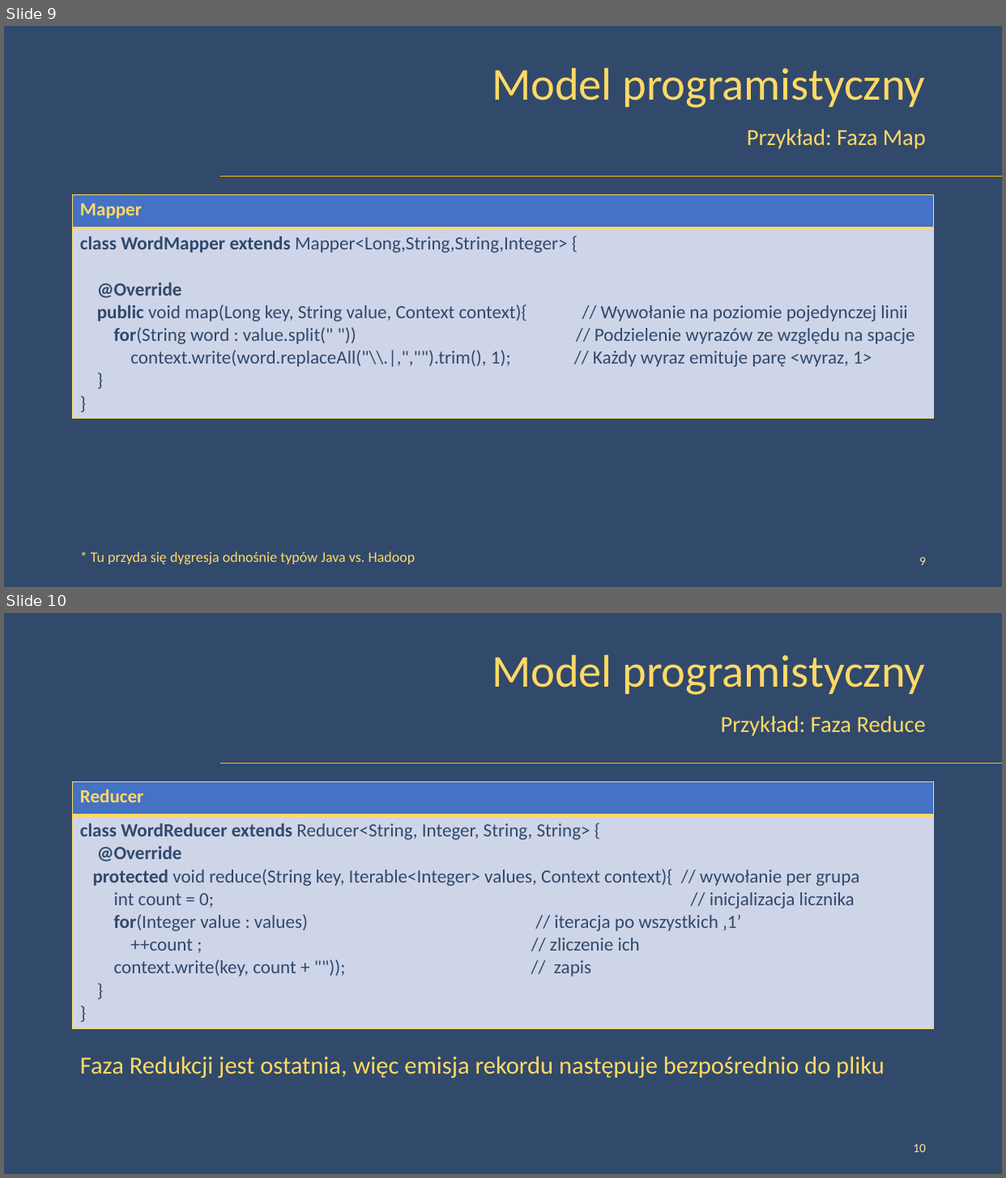
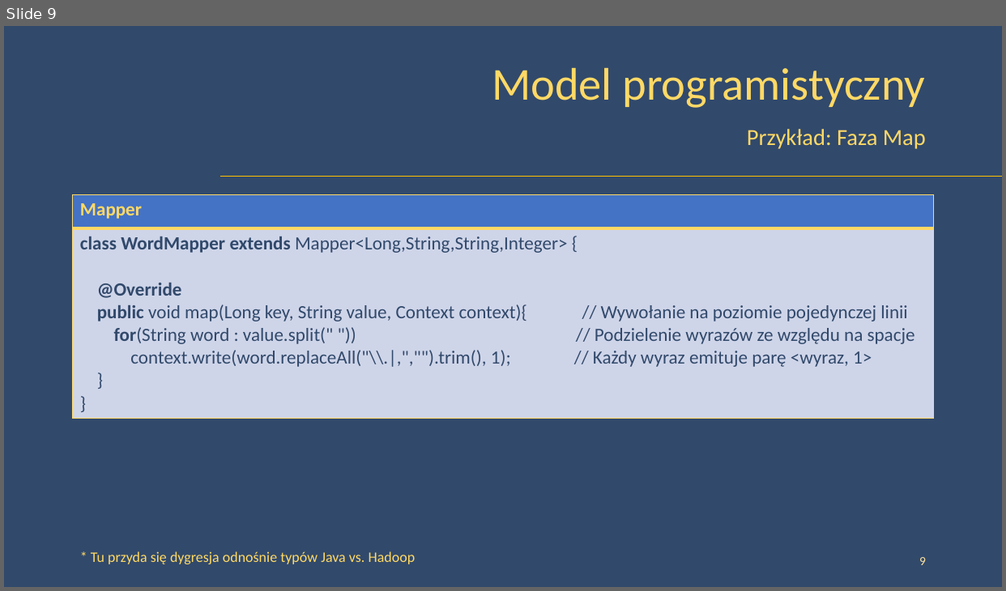
Before and after one commit to peczwy/DbConf2015, a slide deck: DbConf - Złączenia w modelu MapReduce - Lite.pptx. Shown one above the other, each under a label of ours: slides 9 and 10 before the commit, slide 9 after it. The pictures are 1006x1178 and 1006x591 pixels, drawn with LibreOffice and Linux fonts; fonts in the diff are those of the drawing; background and template pictures are left out. Boxes give left, top, right and bottom in pixels: in the first picture for what was removed or moved away, otherwise in the second. Text is boxed around its words. In the diff, an @@ line names an element or a change of style, - is before the commit and + after.

```diff
--- a/DbConf - Złączenia w modelu MapReduce - Lite.pptx
+++ b/DbConf - Złączenia w modelu MapReduce - Lite.pptx
@@ slide 10 removed at [4, 613, 1002, 1174], background picture (left out); not listed: 1 template element that a slide beside it also shows @@
@@ title removed at [492, 654, 925, 695] @@
-Model programistyczny
@@ text removed at [721, 716, 926, 736] @@
-Przykład: Faza Reduce
@@ table removed at [73, 781, 934, 1024], 2 rows, 1 columns @@
-Reducer
-class WordReducer extends Reducer<String, Integer, String, String> { / @Override / protected void reduce(String key, Iterable<Integer> values, Context context){ // wywołanie per grupa / int count = 0; // inicjalizacja licznika / for(Integer value : values) // iteracja po wszystkich ‚1’ / ++count ; // zliczenie ich / context.write(key, count + "")); // zapis / } / }
@@ text removed at [80, 1056, 884, 1079] @@
-Faza Redukcji jest ostatnia, więc emisja rekordu następuje bezpośrednio do pliku
@@ page number removed at [913, 1144, 926, 1152] @@
-10
```
Also in this commit, not shown: 4 slides changed, 7 other slides removed, 1 other file.
